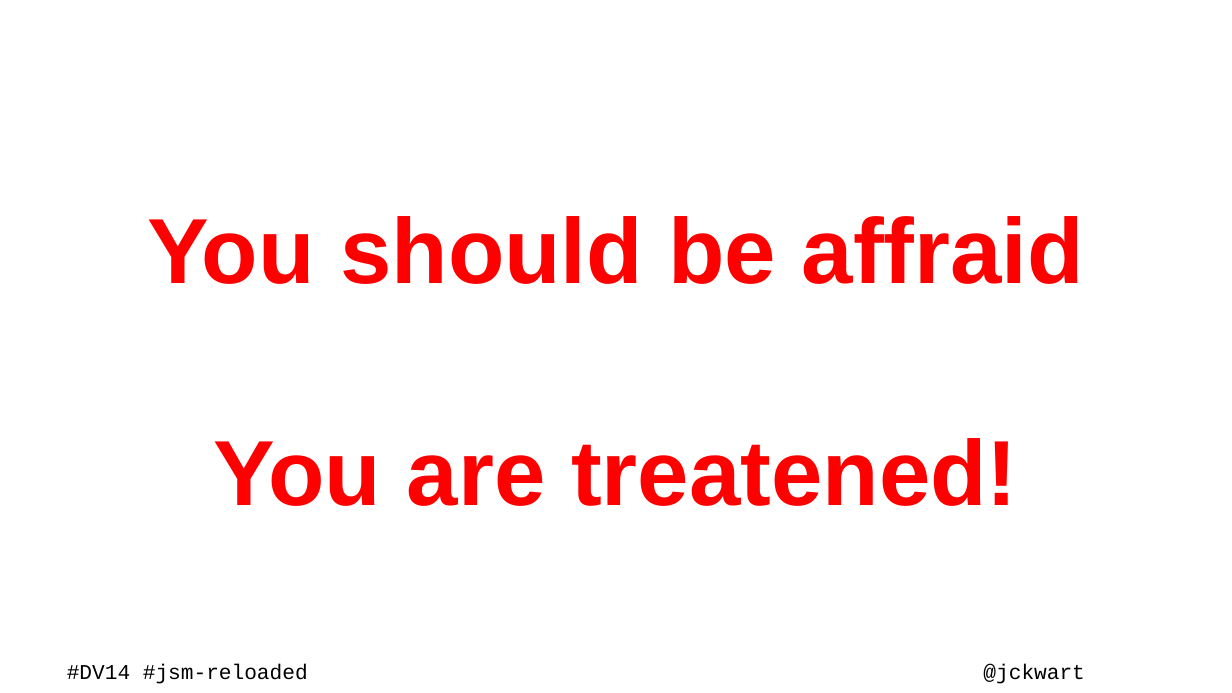
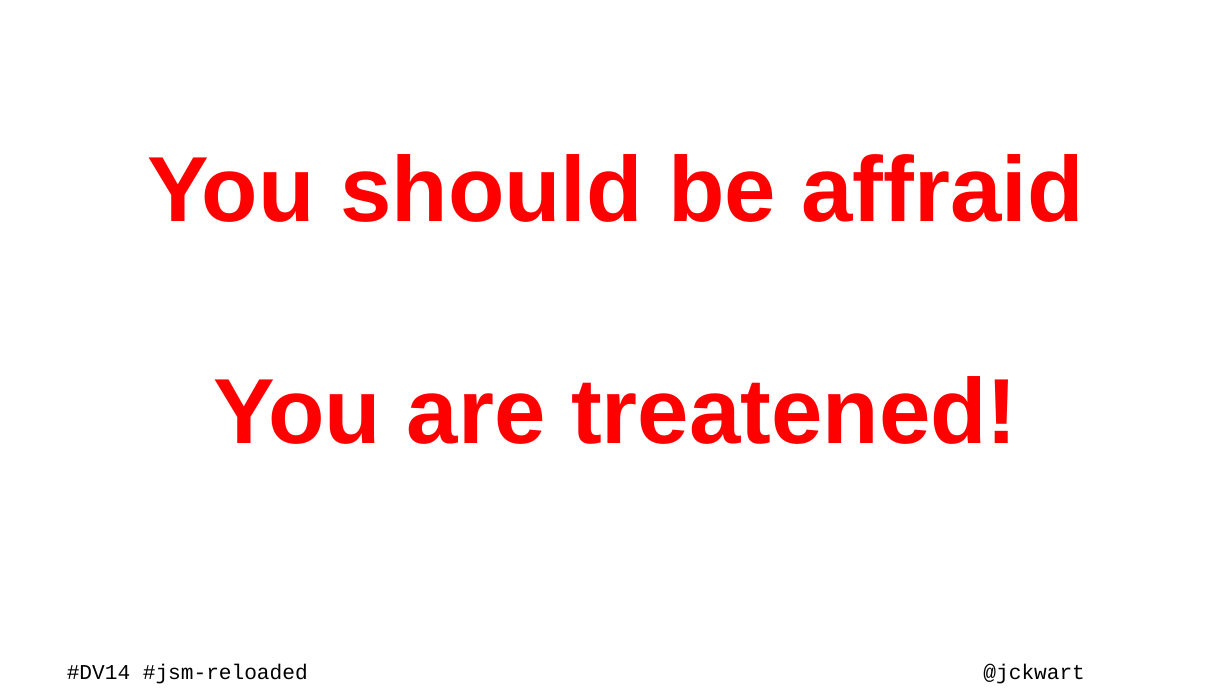
Before and after one commit to kwart/presentations, a slide deck: slide 5 of sec-man-reloaded.odp. Drawn at 1232x693 pixels with LibreOffice and Linux fonts; fonts in the diff are those of the drawing; background and template pictures are left out. Boxes give left, top, right and bottom in pixels: in the first picture for what was removed or moved away, otherwise in the second. Text is boxed around its words. In the diff, an @@ line names an element or a change of style, - is before the commit and + after.

```diff
--- a/sec-man-reloaded.odp
+++ b/sec-man-reloaded.odp
@@ subtitle "You should be affraid": place and size @@
-subtitle "You should be affraid" at bbox=[147, 216, 1084, 506]
+subtitle "You should be affraid" at bbox=[147, 154, 1084, 444]
@@ subtitle "You should be affraid" at bbox=[147, 154, 1084, 444]: vertical alignment top to middle @@
```
Also in this commit, not shown: 6 other slides changed.
